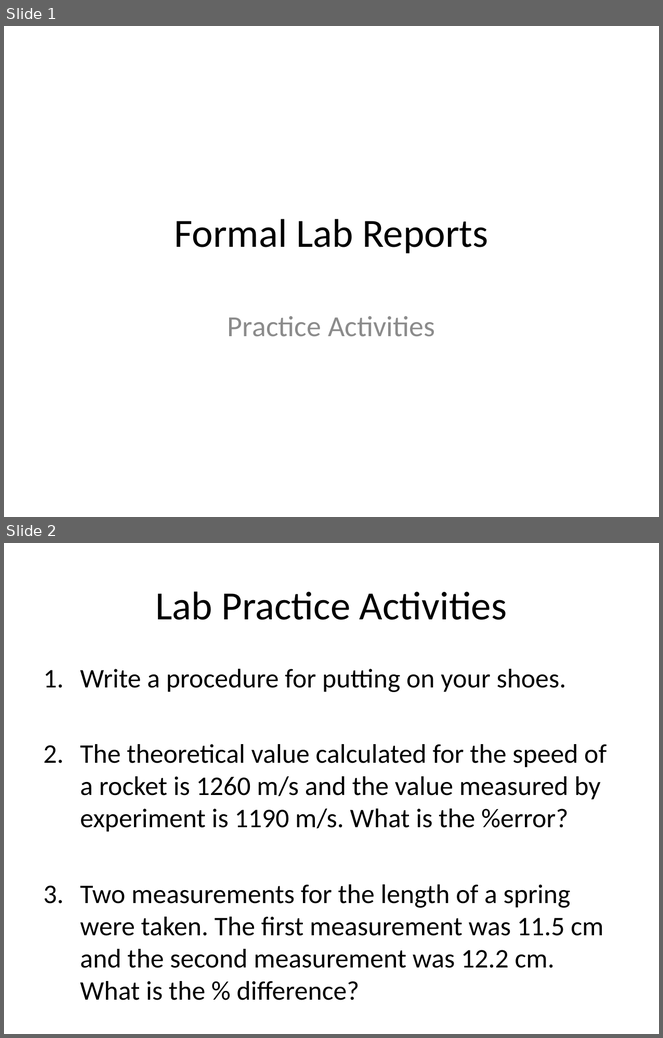
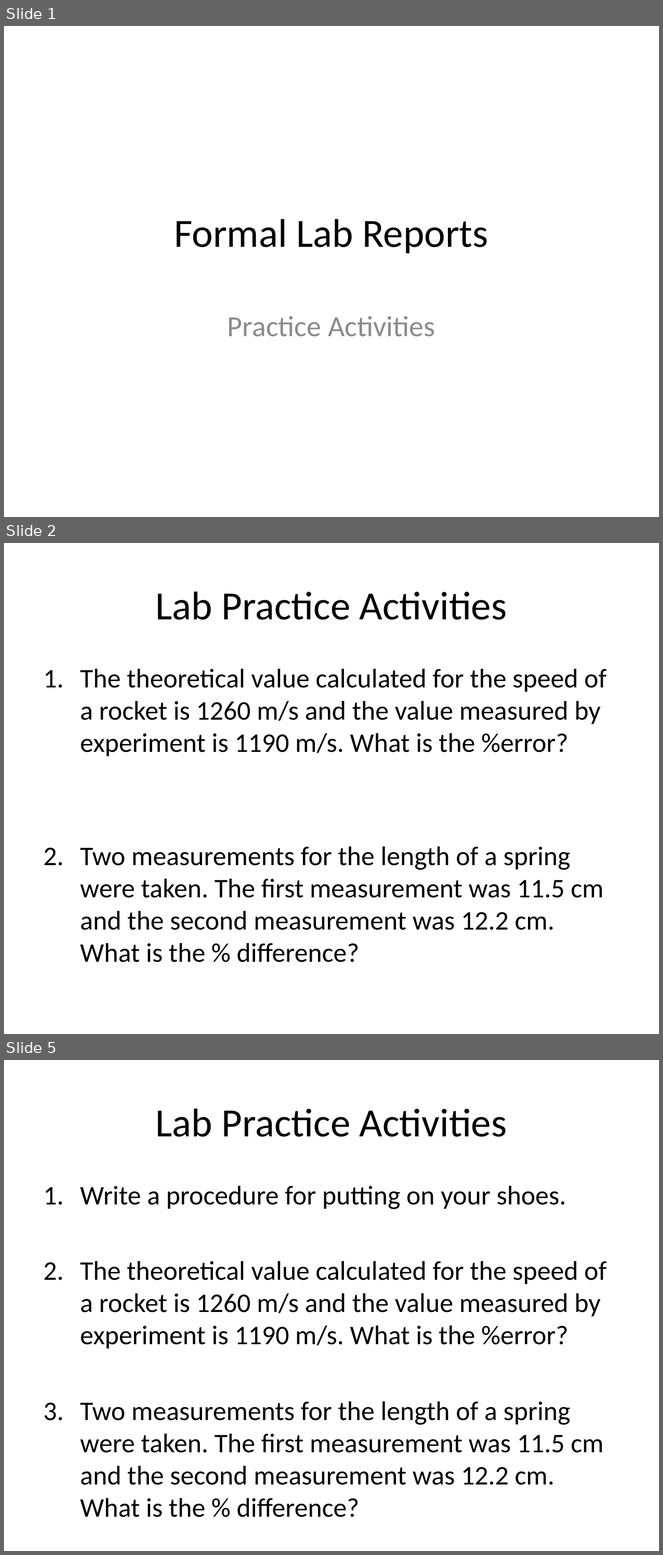
Before and after one commit to Greg5519/SPH3U0, a slide deck: Unit 1 Measurement Skills/Day 6 Variables And Relationships/Lab Practice Activities.pptx. Shown one above the other, each under a label of ours: slides 1 and 2 before the commit, slides 1, 2 and 5 after it; the slides between them are not shown. The pictures are 663x1038 and 663x1555 pixels, drawn with LibreOffice and Linux fonts; fonts in the diff are those of the drawing. Boxes give left, top, right and bottom in pixels: in the first picture for what was removed or moved away, otherwise in the second. Text is boxed around its words. In the diff, an @@ line names an element or a change of style, - is before the commit and + after.

```diff
--- a/Unit 1 Measurement Skills/Day 6 Variables And Relationships/Lab Practice Activities.pptx
+++ b/Unit 1 Measurement Skills/Day 6 Variables And Relationships/Lab Practice Activities.pptx
@@ slide 2 added at box(4, 543, 659, 1034), background #FFFFFF @@
@@ title added at box(155, 591, 507, 620), 44 pt, text #000000 @@
+Lab Practice Activities
@@ text added at box(80, 669, 607, 963), 29.6 pt, text #000000 @@
+1. The theoretical value calculated for the speed of a rocket is 1260 m/s and the value measured by experiment is 1190 m/s. What is the %error?
+2. Two measurements for the length of a spring were taken. The first measurement was 11.5 cm and the second measurement was 12.2 cm. What is the % difference?
@@ what was slide 2 is now slide 5 @@
```
Also in this commit, not shown: 1 slide changed, 1 other slide added, 5 other files.
